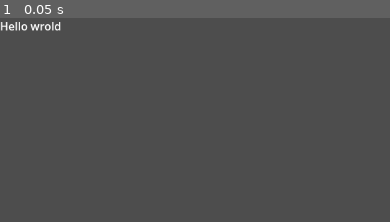
Above: before the commit, frame 1.
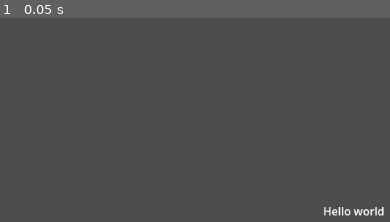
Above: after the commit, the same moment.

Repository: MajorH5/constellation-dungeon
Game: Godot game, scene res://node_2d.tscn
Same seed, same stepped clock (60 frames per second), same inputs: the game is played once before the commit and once after it.
Inputs:
- Up to frame 1 (0.05 s): no input

The runs differ from the first frame. In frame 1, 0.7% of the frame differs, in the area x 0-99%, y 1-98%.

Commit message:
fixed typo

Diff:
--- a/node_2d.tscn
+++ b/node_2d.tscn
@@ -10,6 +10,8 @@
 
 [node name="RichTextLabel" type="RichTextLabel" parent="Control"]
 layout_mode = 0
-offset_right = 172.0
-offset_bottom = 46.0
-text = "Hello wrold"
+offset_left = 466.0
+offset_top = 267.0
+offset_right = 863.0
+offset_bottom = 409.0
+text = "Hello world"
Not shown: 1 places in node_2d.tscn that only renumber resources
